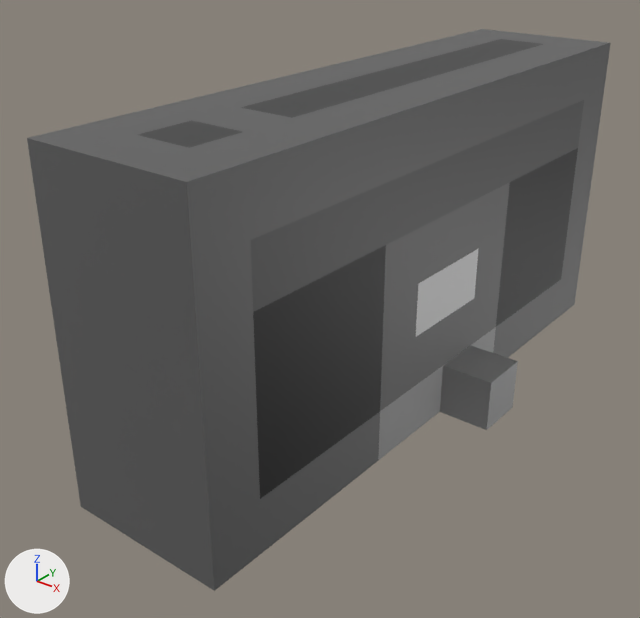
Renders of the glTF model Assets/Chaps/All/Inters/Radio00/Radio00.gltf from each side of a commit.
Before and after are seen from a camera (50 mm lens) standing at (10.14, -6.54, 9.05) and looking at (1.13, 4.73, 2.07). The axes (+X, +Y, +Z) are drawn at lower left. The lights are the same throughout. The picture after the commit comes second. Where no turn or scale is listed for an object, it has been applied to the vertices. Vertices at exactly the same position are counted once.

The older version as bpy lines, for what is in view:
```python
me_mesh_0 = bpy.data.meshes.new('Mesh_0')
me_mesh_0.from_pydata(...)  # 260 vertices, 516 faces; spans x 0.0..3.0, y 0.0..12.0, z 0.0..6.0
me_mesh_0.materials.append(mat_material_1)
me_mesh_1 = bpy.data.meshes.new('Mesh_1')
me_mesh_1.from_pydata(...)  # a box spanning x 3.0..4.0, y 6.0..7.0, z 0.0..1.0
me_mesh_1.materials.append(mat_material_002)
me_mesh_2 = bpy.data.meshes.new('Mesh_2')
me_mesh_2.from_pydata(...)  # 12 vertices, 20 faces; spans x 2.0..3.0, y 5.0..7.0, z 2.0..3.0
me_mesh_2.materials.append(mat_material_002)
ob_base = bpy.data.objects.new('base', me_mesh_0)
ob_base.location = (0.0, 0.0, 0.0)
ob_button = bpy.data.objects.new('button', me_mesh_1)
ob_button.location = (0.0, 0.0, 0.0)
ob_door = bpy.data.objects.new('door', me_mesh_2)
ob_door.location = (0.0, 0.0, 0.0)
```
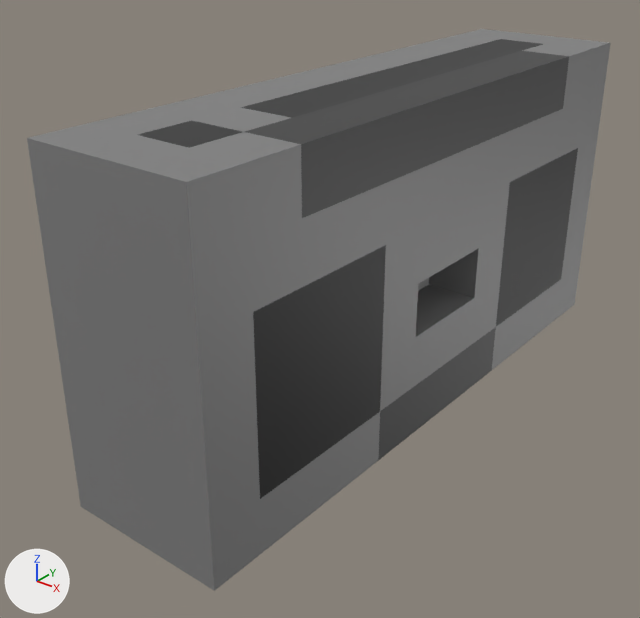
Patch to the scene script:
```diff
--- a/Assets/Chaps/All/Inters/Radio00/Radio00.gltf.py
+++ b/Assets/Chaps/All/Inters/Radio00/Radio00.gltf.py
@@ me_mesh_0 @@
 me_mesh_0.from_pydata(...)  # 260 vertices, 516 faces; spans x 0.0..3.0, y 0.0..12.0, z 0.0..6.0
 # used by ob_base; location = (0.0, 0.0, 0.0)
+# me_mesh_0 part 1: 338 faces centred in x 0.0..3.0, y 0.0..12.0, z 0.0..6.0 are repainted in the vertex colours; the middle colour goes from dark grey #666666 to grey #888888
+# me_mesh_0 part 2: 88 faces centred in x 0.0..3.0, y 1.33..10.67, z 0.0..4.67 are repainted in the vertex colours; the middle colour goes from grey #777777 to dark grey #333333
+# me_mesh_0 part 3: 50 faces centred in x 1.33..3.0, y 1.33..10.67, z 5.33..6.0 are repainted in the vertex colours; the middle colour goes from dark grey #666666 to dark grey #444444
 me_mesh_0.materials.append(mat_material_1)
@@ ob_button @@
-ob_button = bpy.data.objects.new('button', me_mesh_1)
-ob_button.location = (0.0, 0.0, 0.0)
@@ ob_door @@
-ob_door = bpy.data.objects.new('door', me_mesh_2)
-ob_door.location = (0.0, 0.0, 0.0)
```

What differs and where, as boxes [x1, y1, x2, y2] in the pictures (640 x 618 px):
'button', deleted: before [440, 345, 518, 430]
'door', deleted: before [416, 248, 479, 336]
part 1 of me_mesh_0, recoloured (dark grey to grey): [27, 29, 611, 591] in both
part 2 of me_mesh_0, recoloured (grey to dark grey): [378, 327, 496, 461] in both
part 3 of me_mesh_0, recoloured: [138, 39, 569, 218] in both
